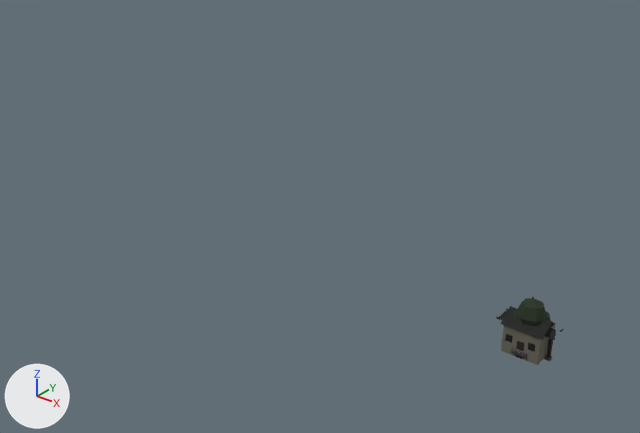
Before and after pictures for a commit that changed the Blender file art/temple/intro/intro_kit.blend.
One viewpoint serves both versions: a 50 mm camera at (32.1, -75.1, 53.9) aimed at (-28.6, 0.7, 6.9). Lighting does not change. The marker at lower left points along +X, +Y and +Z. The older version comes first.

Before the edit, the objects in view are built like this:
```python
me_broadleaf = bpy.data.meshes.new('broadleaf')
me_broadleaf.from_pydata(...)  # 360 vertices, 90 faces; spans x -1.97..2.3, y -1.46..1.46, z -0.01..6.4
me_broadleaf.materials.append(mat_sedan___crisp_cloth_and_worn_plastic)  # picture img_sedan___original_256px_atlas
me_house = bpy.data.meshes.new('house')
me_house.from_pydata(...)  # 104 vertices, 26 faces; spans x -2.4..2.4, y -1.9..1.9, z 0.0..4.6
me_house.materials.append(mat_sedan___crisp_cloth_and_worn_plastic)  # picture img_sedan___original_256px_atlas
ob_broadleaf = bpy.data.objects.new('broadleaf', me_broadleaf)
ob_broadleaf.location = (0.0, 0.0, 0.0)
ob_house = bpy.data.objects.new('house', me_house)
ob_house.location = (0.0, 0.0, 0.0)
```
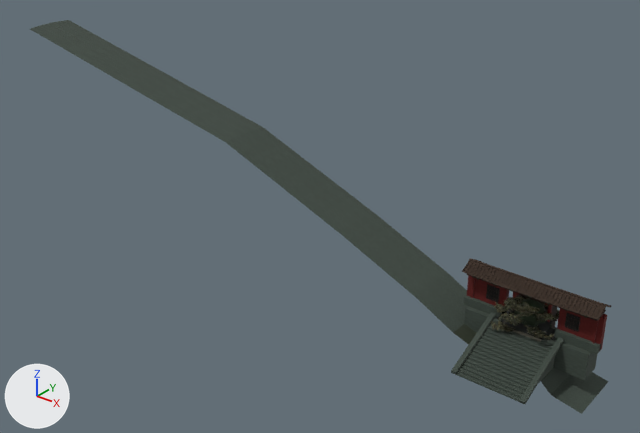
Changed parts and their boxes [x1, y1, x2, y2] in the pictures (640 x 433 px):
'lakeside_bank', added: after [30, 20, 608, 414]
'temple_facade', added: after [451, 259, 611, 404]
'chinese_pine_b / painted boughs', added: after [491, 296, 559, 340]
'chinese_pine_c / painted boughs', added: after [494, 296, 553, 335]
'chinese_pine_a / painted boughs', added: after [495, 297, 560, 340]

The change in detail:
Picture 'pine_foliage.png' (img_pine_foliage_png) is new.
Material 'Chinese pine / painted needle cutouts' (mat_chinese_pine___painted_needle_cutouts) is new.
Its texture is img_pine_foliage_png (with its transparency).
Its roughness is 0.95.
Mesh me_temple_facade is new.
It has 4504 vertices, 1126 faces and spans x -7.6..7.6, y -8.6..1.7, z 0.0..8.6.
It uses material mat_sedan___crisp_cloth_and_worn_plastic (picture img_sedan___original_256px_atlas).
Mesh me_lakeside_bank is new.
It has 176 vertices, 44 faces and spans x -78.0..8.0, y -3.4..3.4, z -2.3..23.2.
It uses material mat_sedan___crisp_cloth_and_worn_plastic (picture img_sedan___original_256px_atlas).
Mesh me_chinese_pine_c___painted_boughs is new.
It has 1080 vertices, 480 faces and spans x -4.35..4.25, y -3.93..3.99, z 2.32..6.97.
It uses material mat_chinese_pine___painted_needle_cutouts (picture img_pine_foliage_png).
Mesh me_chinese_pine_b___painted_boughs is new.
It has 1080 vertices, 480 faces and spans x -4.08..3.46, y -3.63..3.31, z 2.38..6.83.
It uses material mat_chinese_pine___painted_needle_cutouts (picture img_pine_foliage_png).
Mesh me_chinese_pine_a___painted_boughs is new.
It has 1080 vertices, 480 faces and spans x -4.46..4.2, y -4.0..3.18, z 2.27..6.68.
It uses material mat_chinese_pine___painted_needle_cutouts (picture img_pine_foliage_png).
Object 'temple_facade' (ob_temple_facade) is new; it shows me_temple_facade.
Its location is (0.0, 0.0, 0.0).
Object 'lakeside_bank' (ob_lakeside_bank) is new; it shows me_lakeside_bank.
Its location is (0.0, 0.0, 0.0).
Object 'chinese_pine_c / painted boughs' (ob_chinese_pine_c___painted_boughs) is new; it shows me_chinese_pine_c___painted_boughs.
Its location is (0.0, 0.0, 0.0).
Object 'chinese_pine_b / painted boughs' (ob_chinese_pine_b___painted_boughs) is new; it shows me_chinese_pine_b___painted_boughs.
Its location is (0.0, 0.0, 0.0).
Object 'chinese_pine_a / painted boughs' (ob_chinese_pine_a___painted_boughs) is new; it shows me_chinese_pine_a___painted_boughs.
Its location is (0.0, 0.0, 0.0).
